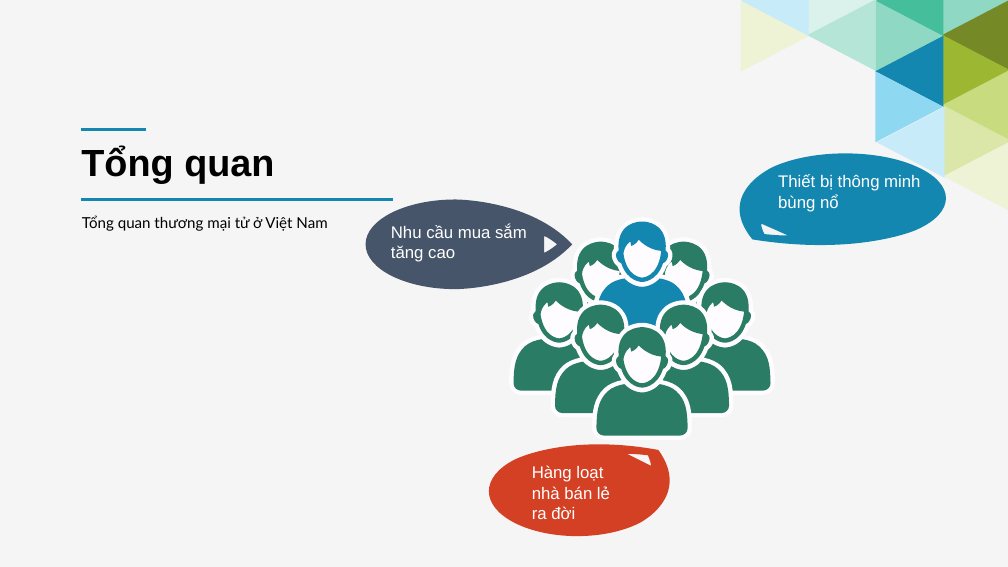
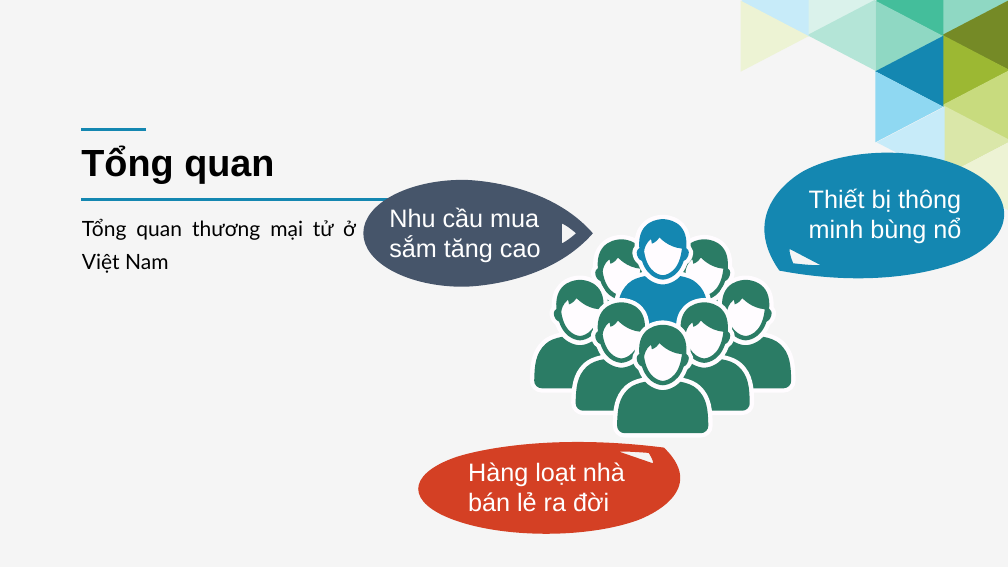
Before and after one commit to HaiUIT-zz/Price-Compare-System, a slide deck: slide 4 of presentation/final-file-present/Report-Project-14012018.pptx. Drawn at 1008x567 pixels with LibreOffice and Linux fonts; fonts in the diff are those of the drawing. Boxes give left, top, right and bottom in pixels: in the first picture for what was removed or moved away, otherwise in the second. Text is boxed around its words. In the diff, an @@ line names an element or a change of style, - is before the commit and + after.

```diff
--- a/presentation/final-file-present/Report-Project-14012018.pptx
+++ b/presentation/final-file-present/Report-Project-14012018.pptx
@@ freeform shape: place and size @@
-freeform shape at (714,149,956,256)
+freeform shape at (735,147,1008,293)
@@ text "Tổng quan thương mại tử ..." at (82,218,356,273): size 14.4 to 20 pt; more space between paragraphs @@
@@ freeform shape: place and size @@
-freeform shape at (366,200,572,290)
+freeform shape at (364,180,594,287)
@@ text "Nhu cầu mua sắm tăng ...": place and size @@
-text "Nhu cầu mua sắm tăng ..." at (391,224,527,262)
+text "Nhu cầu mua sắm tăng ..." at (389,207,541,262)
@@ text "Thiết bị thông minh bùng ...": place and size @@
-text "Thiết bị thông minh bùng ..." at (778,174,920,212)
+text "Thiết bị thông minh bùng ..." at (809,188,961,244)
@@ 5 freeform shapes: place and size @@
-5 freeform shapes at (509,222,775,413)
+5 freeform shapes at (530,219,796,411)
@@ 11 freeform shapes: place and size @@
-11 freeform shapes at (513,217,771,440)
+11 freeform shapes at (535,215,792,438)
@@ freeform shape: place and size @@
-freeform shape at (480,433,692,541)
+freeform shape at (406,431,713,538)
@@ size 16 to 24 pt in 3 elements at (389,207,541,262), (809,188,961,244), (468,462,625,512) @@
@@ text "Hàng loạt nhà bán lẻ ...": place and size @@
-text "Hàng loạt nhà bán lẻ ..." at (532,465,610,519)
+text "Hàng loạt nhà bán lẻ ..." at (468,462,625,512)
```
Also in this commit, not shown: 10 other slides changed, 1 slide added, 2 slides removed.
